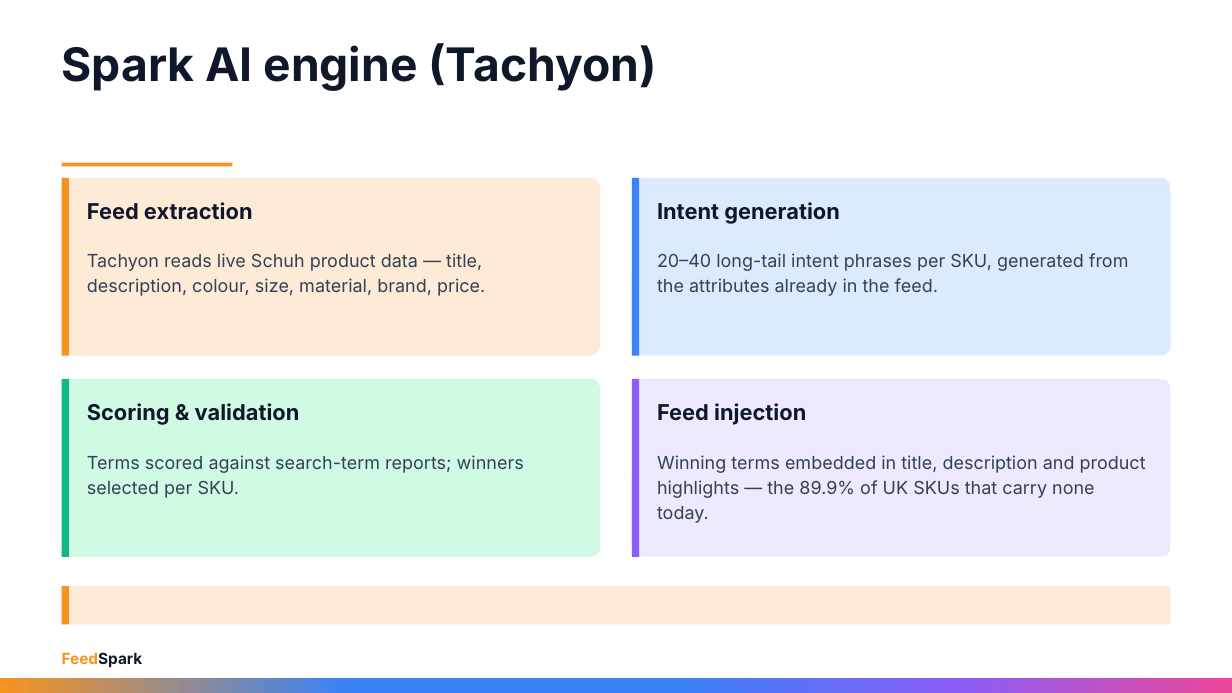
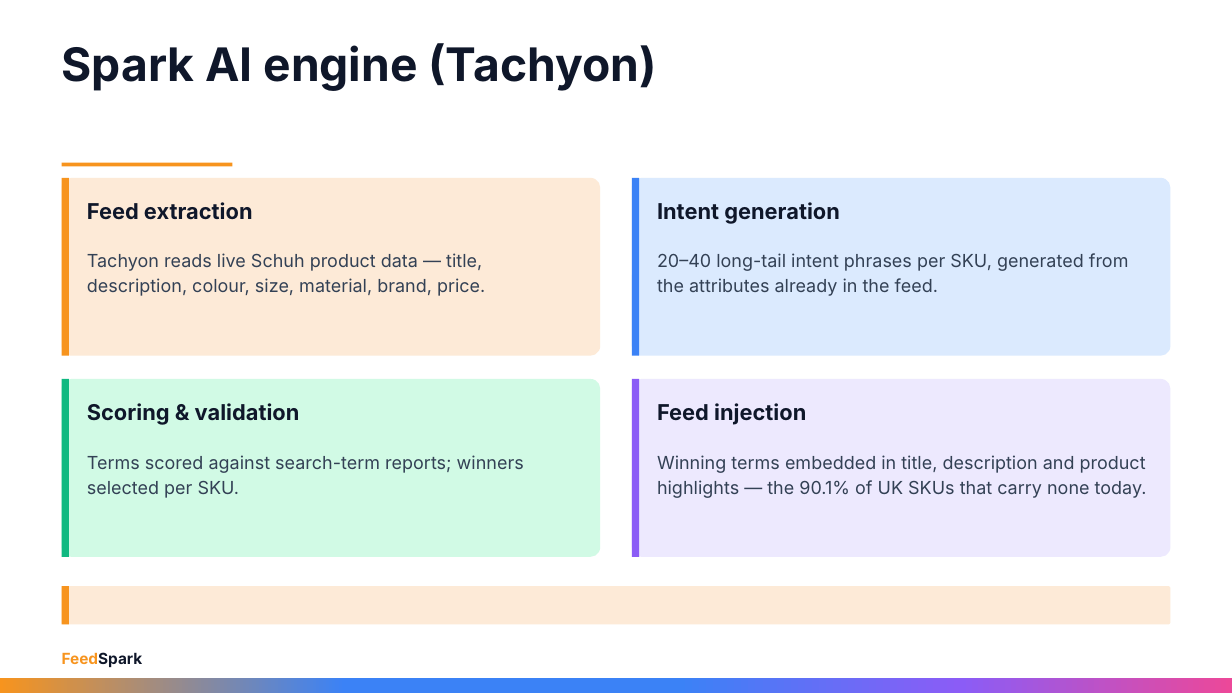
Before and after one commit to rayvtt/feedspark, a slide deck: slide 41 of docs/materials/Schuh_Strategy_Review_Sep26.pptx (slide 43 before the commit). Drawn at 1232x693 pixels with LibreOffice and Linux fonts; fonts in the diff are those of the drawing. Boxes give left, top, right and bottom in pixels: in the first picture for what was removed or moved away, otherwise in the second. Text is boxed around its words. In the diff, an @@ line names an element or a change of style, - is before the commit and + after.

```diff
--- a/docs/materials/Schuh_Strategy_Review_Sep26.pptx
+++ b/docs/materials/Schuh_Strategy_Review_Sep26.pptx
@@ text at [657,455,1147,498]: text changed @@
-Winning terms embedded in title, description and product highlights — the 89.9% of UK SKUs that carry none today.
+Winning terms embedded in title, description and product highlights — the 90.1% of UK SKUs that carry none today.
```
Also in this commit, not shown: 22 other slides changed, 5 slides added, 7 slides removed, 2 other files.
